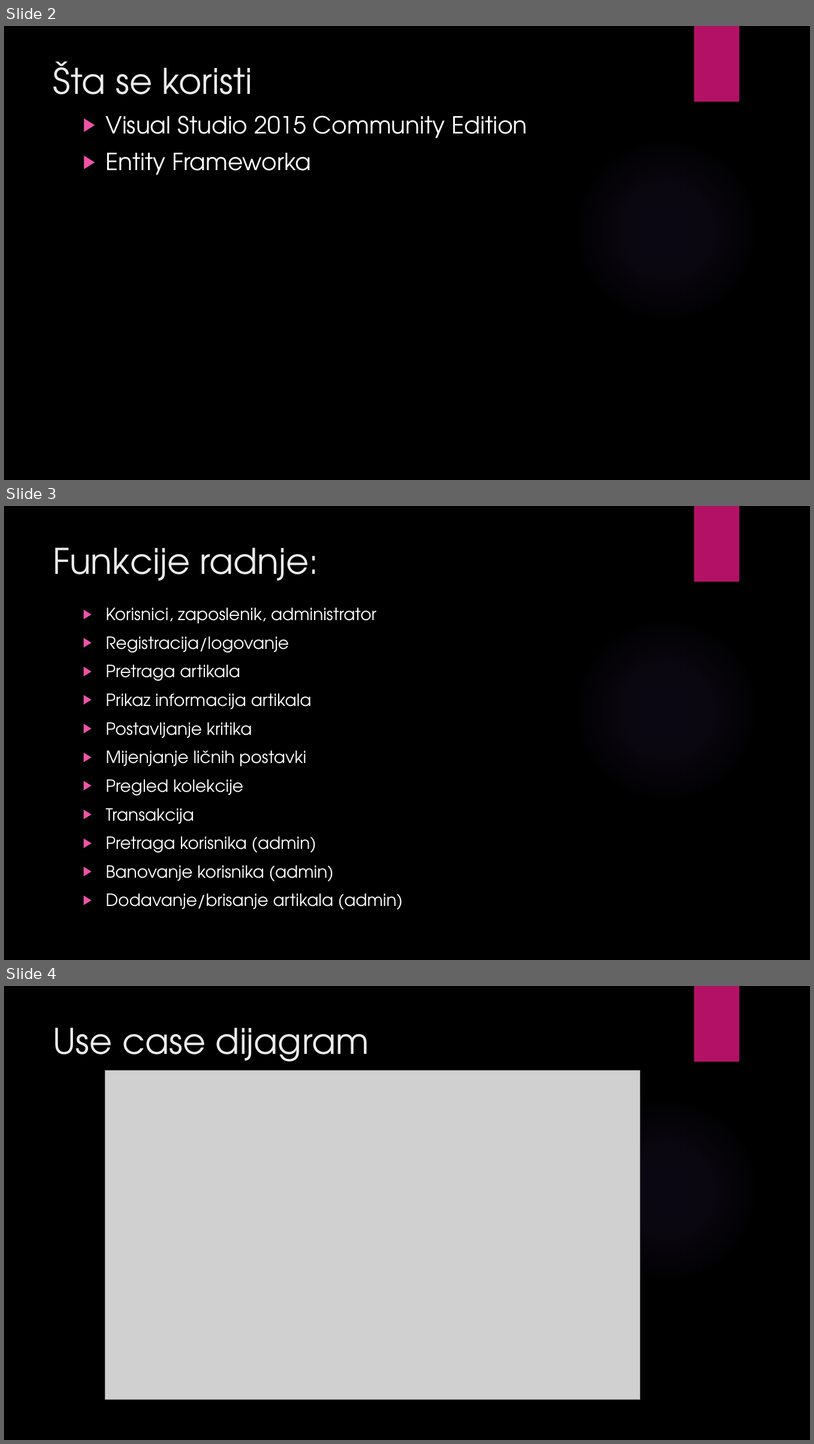
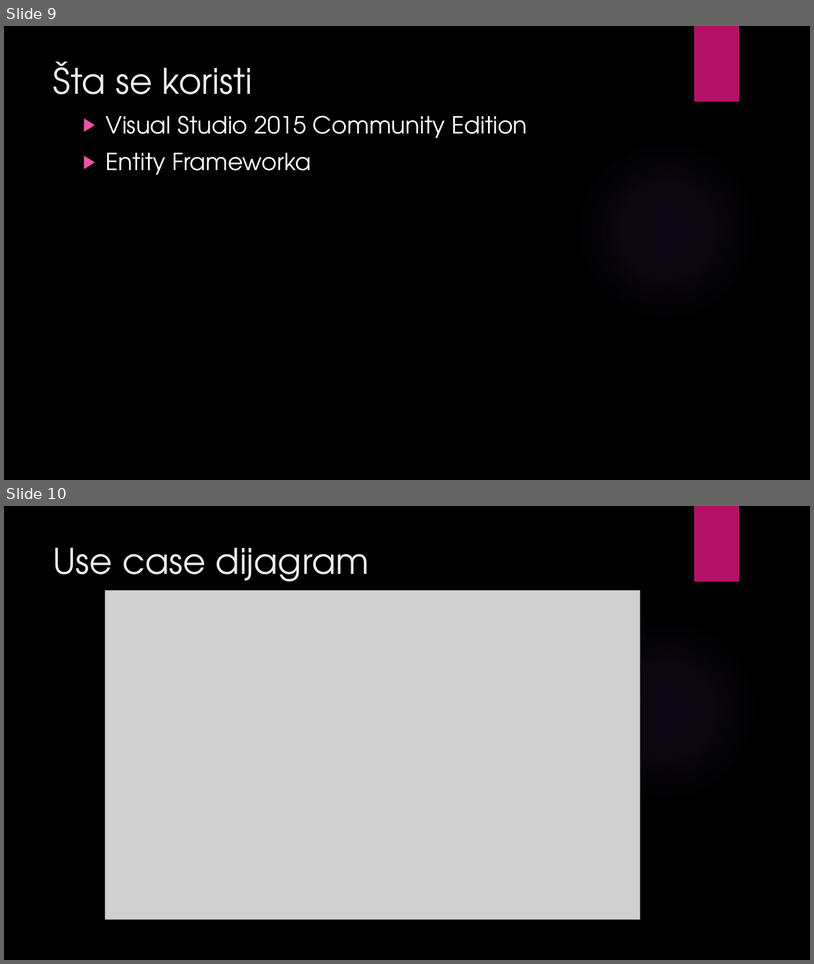
Before and after one commit to ooad-2016-2017/Tim19-PraiseTheSun, a slide deck: Game_Shop.pptx. Shown one above the other, each under a label of ours: slides 2, 3 and 4 before the commit, slides 9 and 10 after it. The pictures are 814x1444 and 814x964 pixels, drawn with LibreOffice and Linux fonts; fonts in the diff are those of the drawing; grey boxes stand for pictures; background and template pictures are left out. Boxes give left, top, right and bottom in pixels: in the first picture for what was removed or moved away, otherwise in the second. Text is boxed around its words. In the diff, an @@ line names an element or a change of style, - is before the commit and + after.

```diff
--- a/Game_Shop.pptx
+++ b/Game_Shop.pptx
@@ slide 3 removed at [4, 506, 810, 960], background picture (left out); not listed: 2 template elements that a slide beside it also shows @@
@@ title removed at [53, 547, 320, 580] @@
-Funkcije radnje:
@@ text removed at [106, 607, 403, 909] @@
-▶ Korisnici, zaposlenik, administrator
-▶ Registracija/logovanje
-▶ Pretraga artikala
-▶ Prikaz informacija artikala
-▶ Postavljanje kritika
-▶ Mijenjanje ličnih postavki
-▶ Pregled kolekcije
-▶ Transakcija
-▶ Pretraga korisnika (admin)
-▶ Banovanje korisnika (admin)
-▶ Dodavanje/brisanje artikala (admin)
@@ what was slide 2 is now slide 9 @@
@@ what was slide 4 is now slide 10 @@
```
Also in this commit, not shown: 7 slides added.
